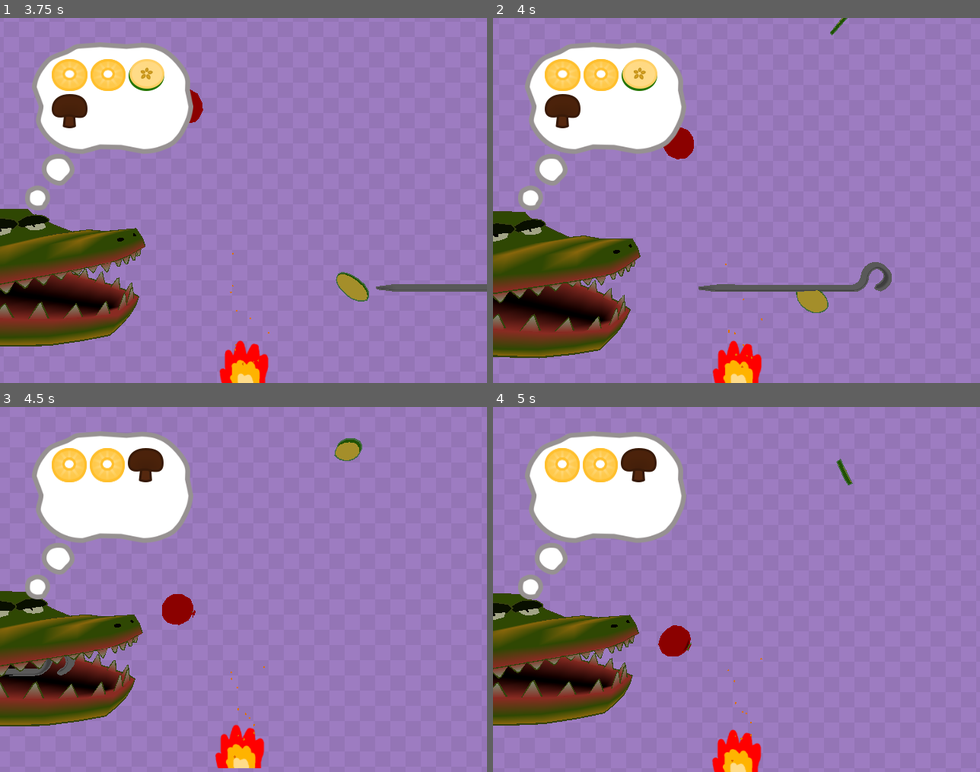
Above: before the commit, frames 1-4 (two rows, left to right).
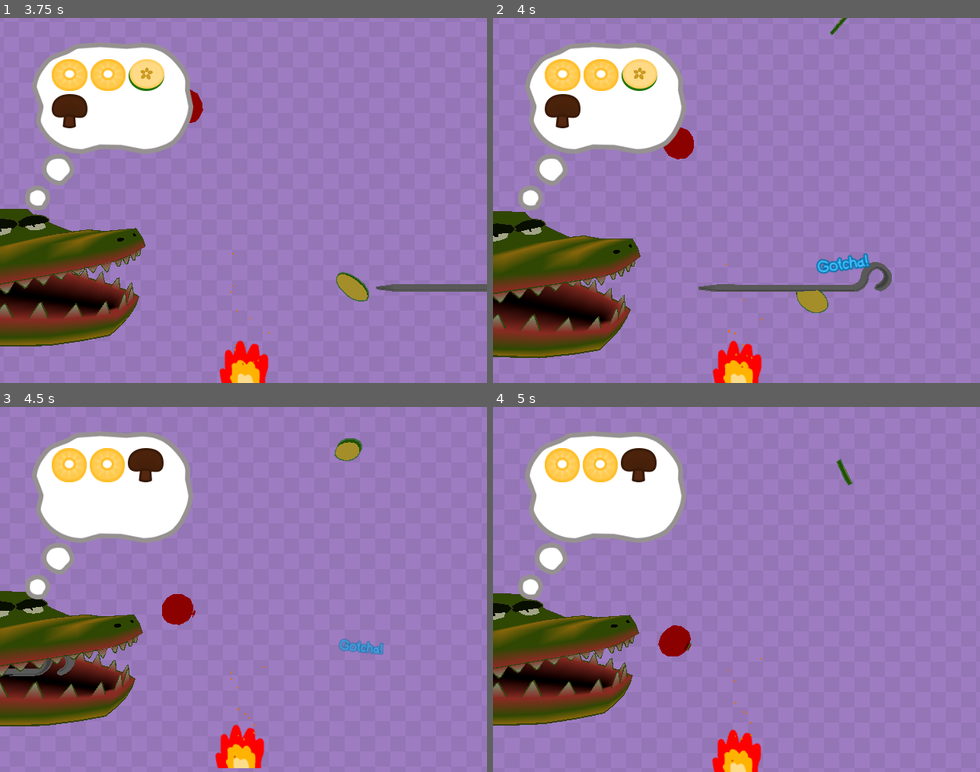
Above: after the commit, the same moments.

Repository: MartinLeGrand/AGES2026GameJam
Game: Godot game, scene res://Project/Maps/GameScene.tscn
Two runs of this game, one before a commit and one after it. Both use one fixed random seed, a clock stepped at 60 frames per second and the inputs below. The engine's default icon, where the game draws it, is replaced by a stand-in: a white triangle on a blue panel in a dark square.
Inputs:
- Up to frame 1 (3.75 s): hold Right (ui_right) 0.53-1.28 s; tap Space (chomp) every 0.75 s from 0.6 to 3.6 s; hold Left (ui_left) 1.28-2.03 s; hold Right (ui_right) 2.03-3.53 s; hold Left (ui_left) from 3.53 s (still down)
- Up to frame 2 (4 s): keep holding Left (ui_left)
- Up to frame 3 (4.5 s): keep holding Left (ui_left); tap E (debug) at 4.15 s; tap Space (chomp) at 4.35 s
- Up to frame 4 (5 s): keep holding Left (ui_left)

Frame 1 is identical in both runs. In frame 2, 0.4% of the frame differs, in the area x 66-78%, y 64-71%; in frame 3, 0.3%; in frame 4, nothing differs.
Error in both runs: Invalid call. Nonexistent function 'spawnTextEffect' in base 'Nil'. (res://Project/Scripts/text_test.gd:8)

Commit message:
UI: Display "Gotcha" text when food is spitted
TextEffectSpawner defaults GOTCHA,
listens to GameManager.food_got_spitted.

La också till lite Eskil Was here

Diff:
--- a/Project/Globals/GameManager/game_manager.gd
+++ b/Project/Globals/GameManager/game_manager.gd
@@ -11,11 +11,15 @@
 
 
 ## Man idk man whats this even
+signal food_got_spitted ## bad name
+
 signal timer_finished ## When countdown timer finished. Use game end instead!
 signal game_started ## When gameplay part of game starts
 signal game_ended ## When gameplay part of game ends
+
 signal order_created ## When order is created
 signal order_changed ## Hopefully when order is changed
+
 signal food_eaten(food: Food, review: Review) ## When a food is eaten
 signal score_added(gained: int) ## When points are gained
 
@@ -93,6 +97,8 @@
 	if not foods_on_spit.has(food):
 		foods_on_spit.append(food)
 
+	food_got_spitted.emit()
+
 
 ## Called by Food when food falls off spit
 func food_fell_off(food: Food) -> void:
--- a/Project/Maps/GameScene.tscn
+++ b/Project/Maps/GameScene.tscn
@@ -224,7 +224,7 @@
 max_move_x = 14.0
 
 [node name="TextEffectSpawner" parent="Spear" unique_id=902985388 node_paths=PackedStringArray("canvasLayer") instance=ExtResource("4_e8hnt")]
-transform = Transform3D(1, 0, 0, 0, 1, 0, 0, 0, 1, -4, 0, 0)
+transform = Transform3D(1, 0, 0, 0, 1, 0, 0, 0, 1, -5.3413887, 0, 0)
 canvasLayer = NodePath("../../CanvasLayerForeground")
 
 [node name="Node3D" type="Node3D" parent="." unique_id=1527390588]
--- a/Project/Scripts/TextEffects/TextEffectSpawnerScript.gd
+++ b/Project/Scripts/TextEffects/TextEffectSpawnerScript.gd
@@ -2,11 +2,16 @@
 var camera :Camera3D
 @export var canvasLayer : CanvasLayer
 
+
+const TEXT_EFFECT_GOTCHA = preload("uid://p50p7vavkpoj") ## Eskil was here
+
+
 func _ready() -> void:
 	camera = get_viewport().get_camera_3d()
+	GameManager.food_got_spitted.connect(spawnTextEffect) ## Eskil was here
 
 
-func spawnTextEffect(effect: PackedScene):
+func spawnTextEffect(effect: PackedScene = TEXT_EFFECT_GOTCHA):  ## Eskil was here (TEXT_EFFECT_GOTCHA är nu alltid default)
 	var new_effect := effect.instantiate() as TextEffect
 	if (new_effect == null):
 		print_debug("Tried spawning a text effect that is not a text effect")
--- a/Project/UI/Scenes/ui_order_thought.gd
+++ b/Project/UI/Scenes/ui_order_thought.gd
@@ -13,7 +13,7 @@
 		child.queue_free()
 	print_debug("Order Received")
 	for request in GameManager.order:
-		for amount: int in request.amount:
+		for amount: int in request.amount: ## Eskil was here
 			var requestItem = OrderItem.new()
 			requestItem.setFoodType(request.type)
 			requestItem.setTargetPrepared(request.prepared)
